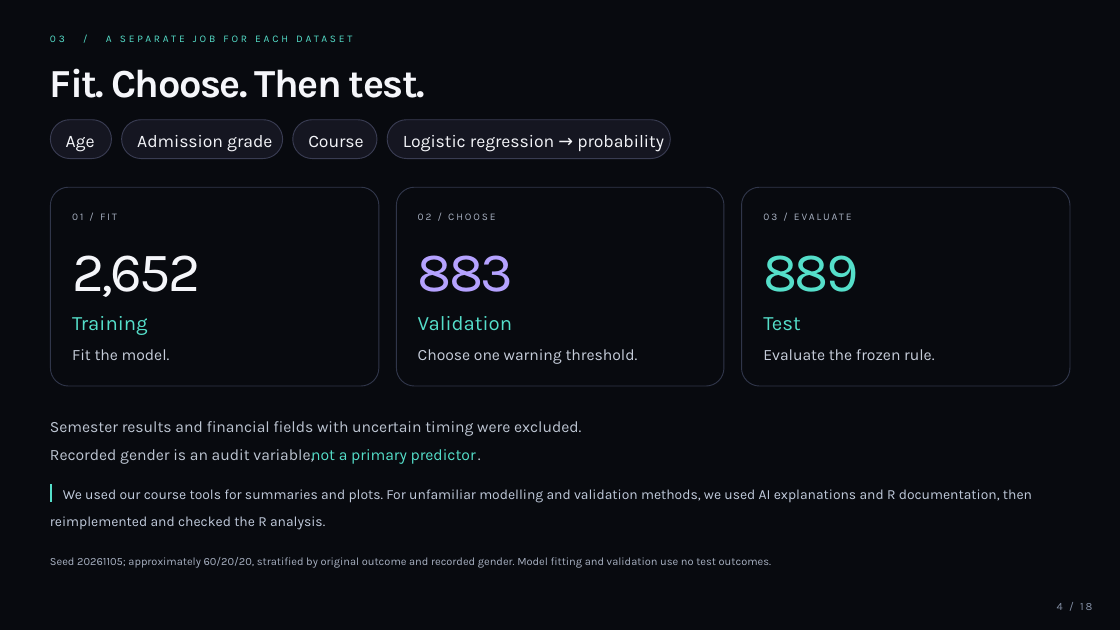
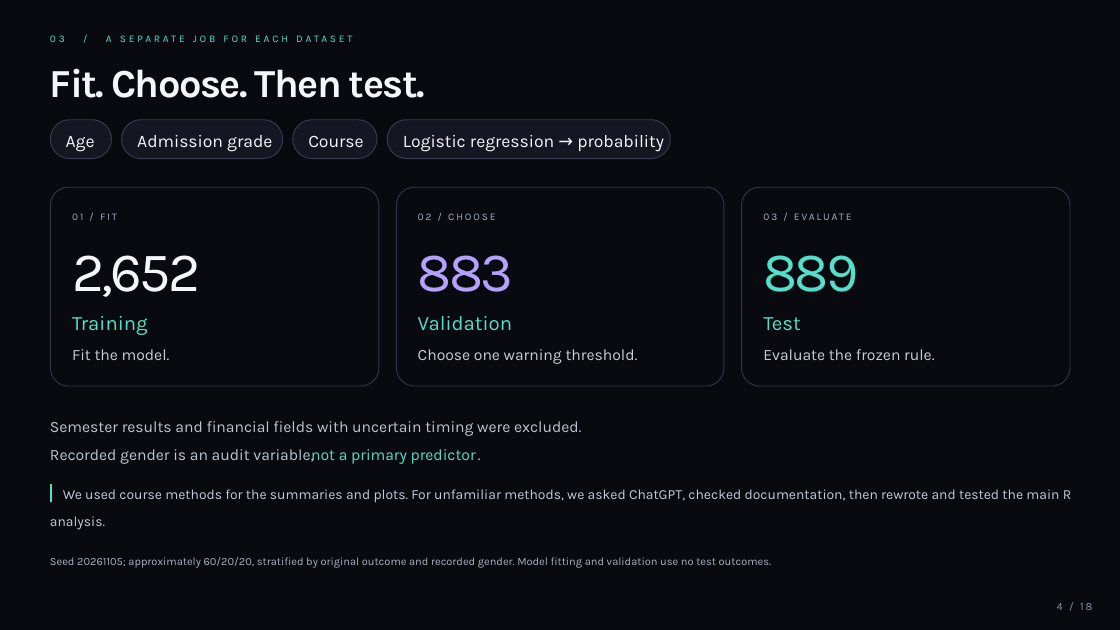
Before and after one commit to Tigershengsheng/ids-project, a slide deck: slide 4 of output/powerpoint/Student_Dropout_Presentation.pptx. Drawn at 1120x630 pixels with LibreOffice and Linux fonts; fonts in the diff are those of the drawing. Boxes give left, top, right and bottom in pixels: in the first picture for what was removed or moved away, otherwise in the second. Text is boxed around its words. In the diff, an @@ line names an element or a change of style, - is before the commit and + after.

Commit message:
Explain course methods and analysis decisions in first person

```diff
--- a/output/powerpoint/Student_Dropout_Presentation.pptx
+++ b/output/powerpoint/Student_Dropout_Presentation.pptx
@@ text at [63,489,1059,503]: text changed @@
-We used our course tools for summaries and plots. For unfamiliar modelling and validation methods, we used AI explanations and R documentation, then
+We used course methods for the summaries and plots. For unfamiliar methods, we asked ChatGPT, checked documentation, then rewrote and tested the main R
@@ text at [50,516,105,530]: text changed @@
-reimplemented and checked the R analysis.
+analysis.
```
Also in this commit, not shown: 3 other slides changed, 27 other files.
